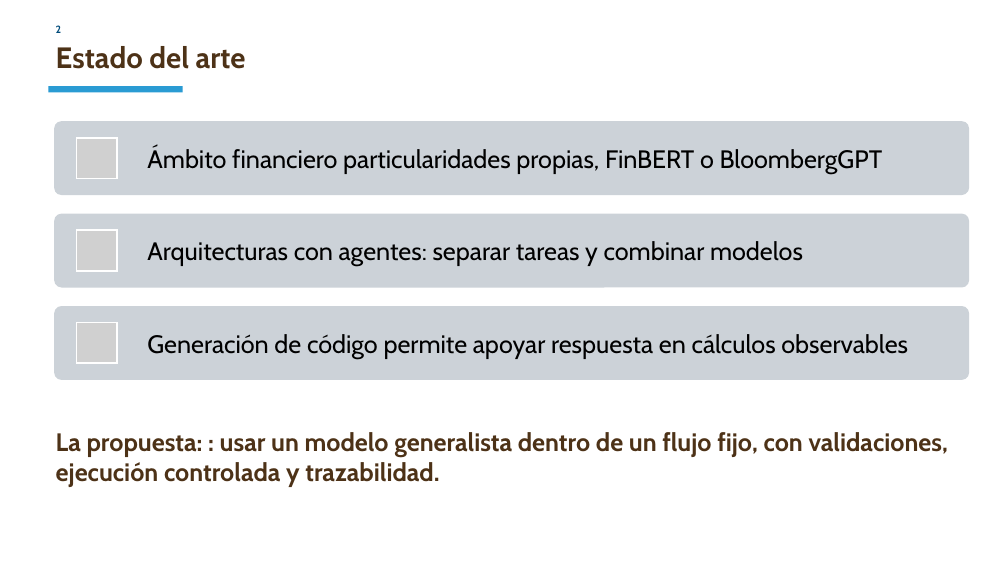
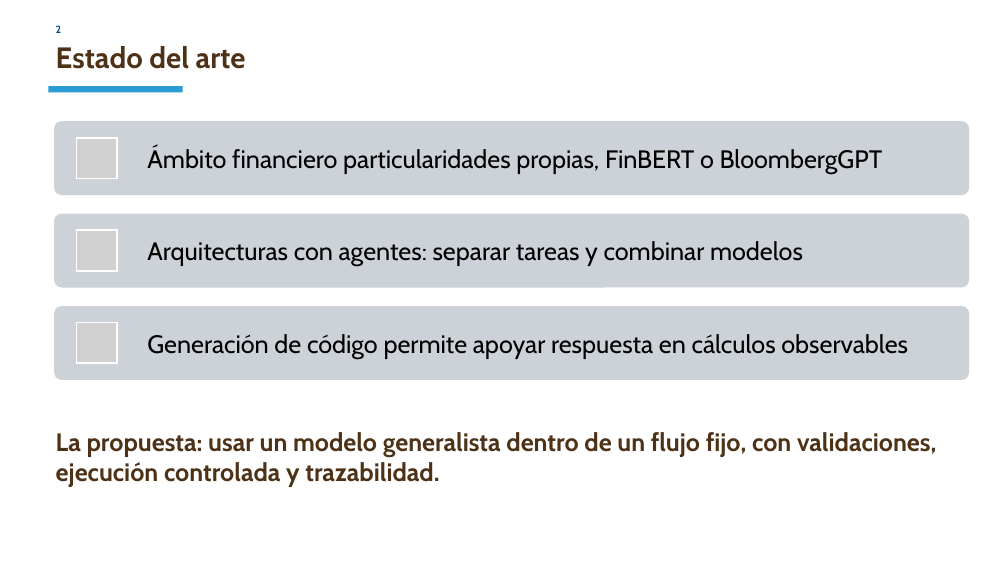
Before and after one commit to CarlosRuiz4102/tfm, a slide deck: slide 3 of docs/presentacion_tfm_15min_v4.pptx. Drawn at 1008x567 pixels with LibreOffice and Linux fonts; fonts in the diff are those of the drawing; grey boxes stand for pictures. Boxes give left, top, right and bottom in pixels: in the first picture for what was removed or moved away, otherwise in the second. Text is boxed around its words. In the diff, an @@ line names an element or a change of style, - is before the commit and + after.

```diff
--- a/docs/presentacion_tfm_15min_v4.pptx
+++ b/docs/presentacion_tfm_15min_v4.pptx
@@ text at [56, 432, 936, 487]: text changed @@
-La propuesta: : usar un modelo generalista dentro de un flujo fijo, con validaciones, ejecución controlada y trazabilidad.
+La propuesta: usar un modelo generalista dentro de un flujo fijo, con validaciones, ejecución controlada y trazabilidad.
```
Also in this commit, not shown: 2 other slides changed, 4 other files.
